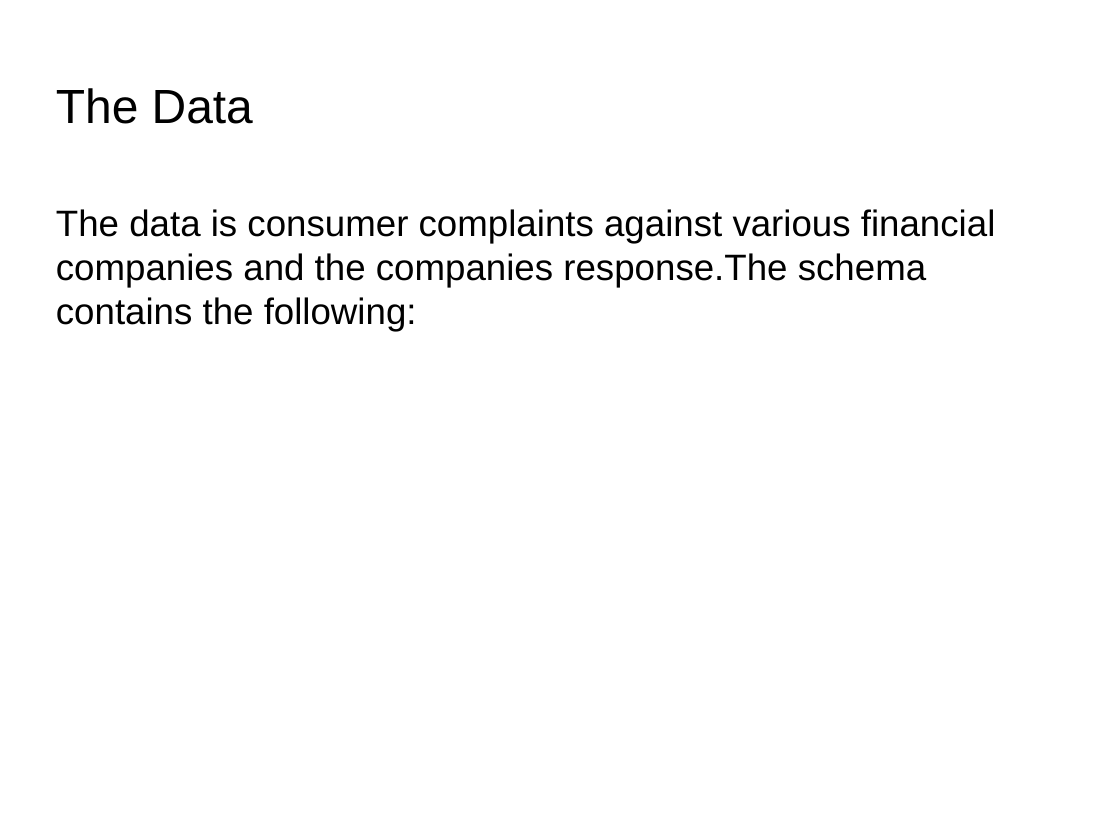
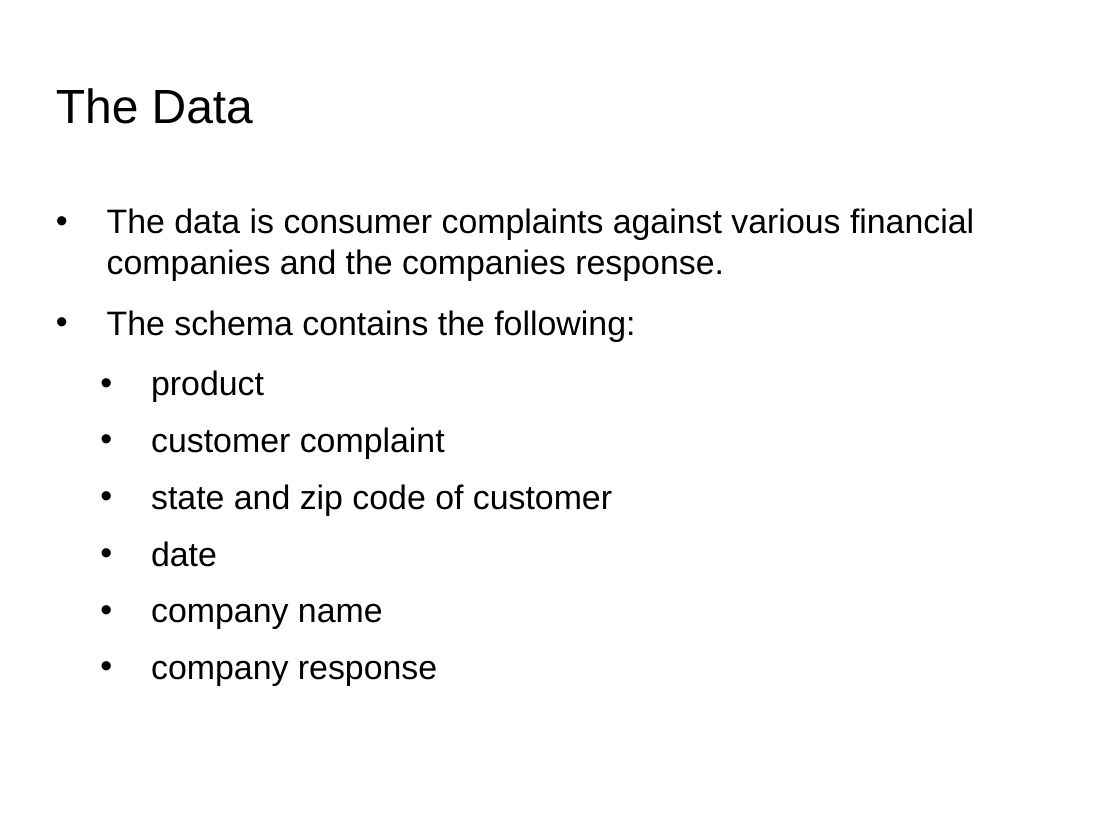
Before and after one commit to tawrahim/PCP_Final_Project, a slide deck: slide 2 of presentation.ppt. Drawn at 1120x840 pixels with LibreOffice and Linux fonts; fonts in the diff are those of the drawing; background and template pictures are left out. Boxes give left, top, right and bottom in pixels: in the first picture for what was removed or moved away, otherwise in the second. Text is boxed around its words. In the diff, an @@ line names an element or a change of style, - is before the commit and + after.

```diff
--- a/presentation.ppt
+++ b/presentation.ppt
@@ text at [107, 208, 974, 686]: text changed; size 26 to 24.1 pt @@
-The data is consumer complaints against various financial companies and the companies response.The schema contains the following:
+• The data is consumer complaints against various financial companies and the companies response.
+• The schema contains the following:
+  • product
+  • customer complaint
+  • state and zip code of customer
+  • date
+  • company name
+  • company response
```
Also in this commit, not shown: 10 other slides changed, 1 slide added, 3 other files.
